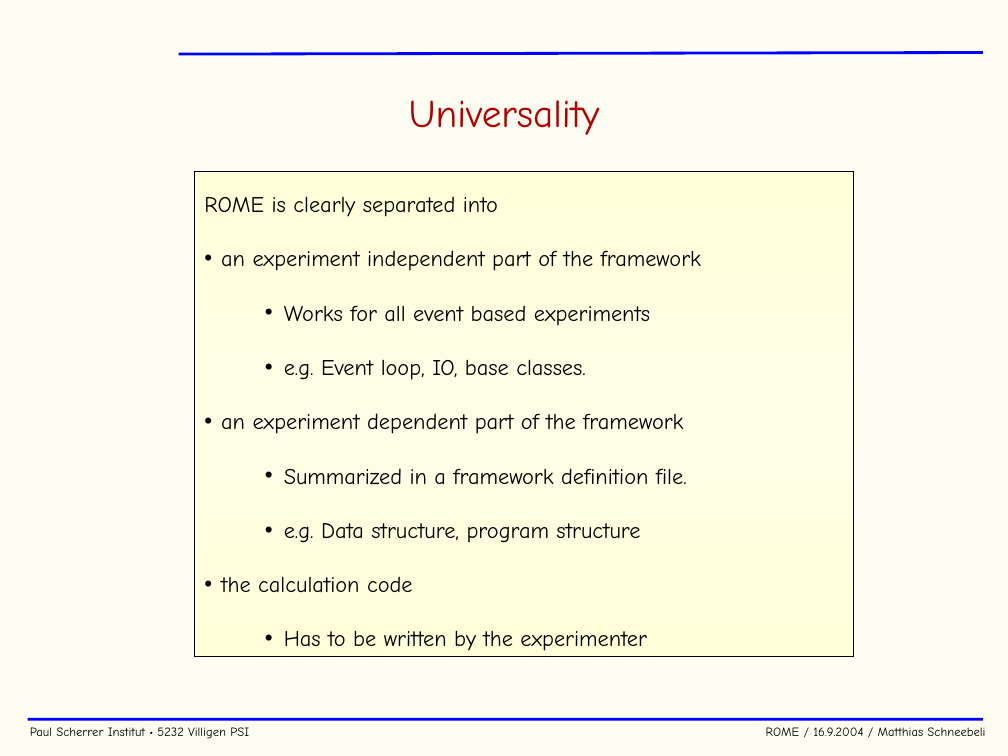
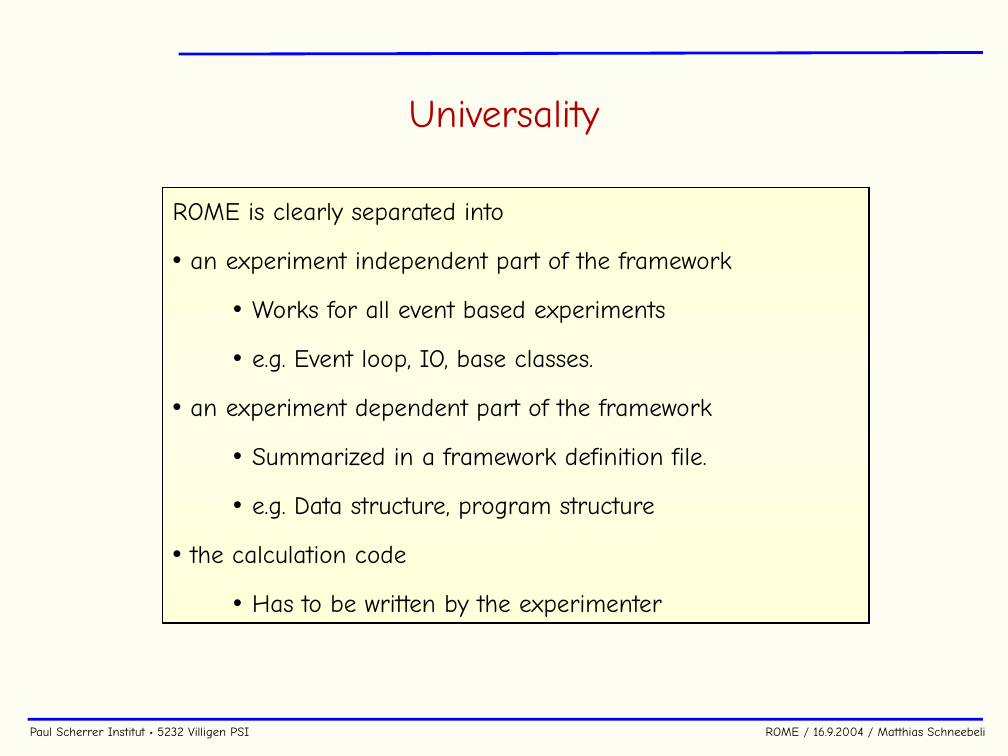
Before and after one commit to cjpl/rome, a slide deck: slide 6 of documentation/ROME.ppt. Drawn at 1008x756 pixels with LibreOffice and Linux fonts; fonts in the diff are those of the drawing; background and template pictures are left out. Boxes give left, top, right and bottom in pixels: in the first picture for what was removed or moved away, otherwise in the second. Text is boxed around its words. In the diff, an @@ line names an element or a change of style, - is before the commit and + after.

```diff
--- a/documentation/ROME.ppt
+++ b/documentation/ROME.ppt
@@ rectangle "ROME is clearly separated into": place and size @@
-rectangle "ROME is clearly separated into" at <box>195,171,854,656</box>
+rectangle "ROME is clearly separated into" at <box>162,187,869,623</box>
@@ rectangle "ROME is clearly separated into" at <box>162,187,869,623</box>: size 16 to 18 pt; line spacing 1.5 to 1.1; more space between paragraphs @@
```
Also in this commit, not shown: 16 other slides changed, 3 slides added, 1 slide removed, 3 other files.
